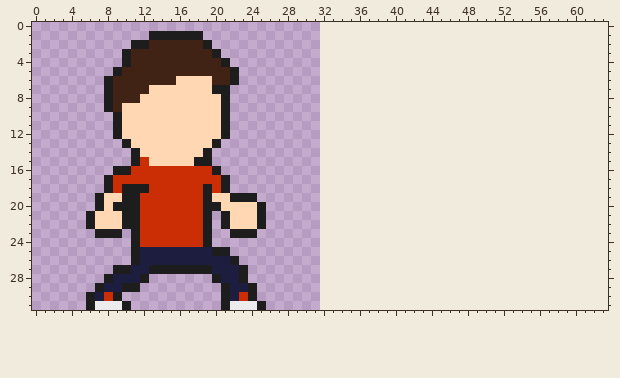
Pixel-art sprite, stored at images/beamIdle.png. The picture above is the old version.
The file is 32x32 pixels. Colours within 5 levels of each other are drawn and written as one. The old version is drawn lined up with the new one, on the new canvas.
Once edited:
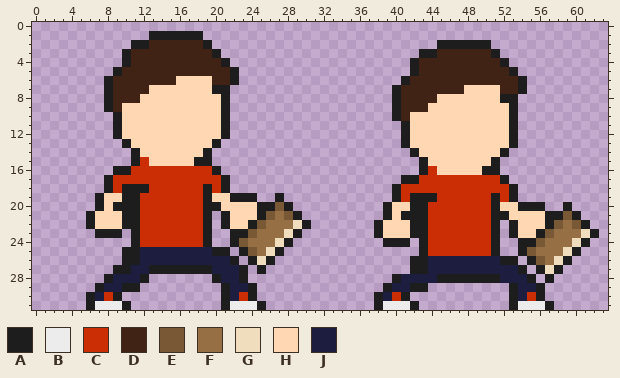
Palette (. is transparent): A #1e1d1d  B #ececec  C #cb2d04  D #402315  E #785835  F #966f44  G #f0ddbd  H #ffd8b3  J #1d1d40
What changed:
canvas 32x32 -> 64x32
@@ x 0..63 @@
  1 .............AAAAAA.............................................
- 2 ...........AADDDDDDA............................................
- 3 ..........ADDDDDDDDDA...........................................
- 4 ..........ADDDDDDDDDDA..........................................
- 5 .........ADDDDDDDDDDDDA.........................................
- 6 ........ADDDDDDDHHHHDDA.........................................
- 7 ........ADDDDHHHHHHHAA..........................................
- 8 ........ADDDHHHHHHHHHA..........................................
- 9 ........ADHHHHHHHHHHHA..........................................
-10 .........AHHHHHHHHHHHA..........................................
-11 .........AHHHHHHHHHHHA..........................................
-12 .........AHHHHHHHHHHHA..........................................
-13 ..........AHHHHHHHHHA...........................................
-14 ...........AHHHHHHHA............................................
-15 ...........ACHHHHHAA............................................
-16 .........AACCCCCCCCCA...........................................
-17 ........ACCCCCCCCCCCCA..........................................
-18 ........ACAAACCCCCCACA..........................................
-19 .......AHHAACCCCCCCAHHAAA.......................................
-20 .......AHAAACCCCCCCAAHHHHA......................................
-21 ......AHHHAACCCCCCCA.AHHHA......................................
-22 ......AHHHAACCCCCCCA.AHHHA......................................
-23 .......AAA.ACCCCCCCA..AAA.......................................
-24 ...........ACCCCCCCA............................................
-25 ...........AJJJJJJJJAA..........................................
-26 ...........AJJJJJJJJJJA.........................................
-27 .........AAJJAAAAAAAJJJA........................................
-28 ........AJJJA.......AJJA........................................
-29 .......AJJAA.........AJJA.......................................
-30 ......AJCA...........AJCA.......................................
-31 ......ABBBA..........ABBBA......................................
+ 2 ...........AADDDDDDA.........................AAAAAA.............
+ 3 ..........ADDDDDDDDDA......................AADDDDDDA............
+ 4 ..........ADDDDDDDDDDA....................ADDDDDDDDDA...........
+ 5 .........ADDDDDDDDDDDDA...................ADDDDDDDDDDA..........
+ 6 ........ADDDDDDDHHHHDDA..................ADDDDDDDDDDDDA.........
+ 7 ........ADDDDHHHHHHHAA..................ADDDDDDDHHHHDDA.........
+ 8 ........ADDDHHHHHHHHHA..................ADDDDHHHHHHHAA..........
+ 9 ........ADHHHHHHHHHHHA..................ADDDHHHHHHHHHA..........
+10 .........AHHHHHHHHHHHA..................ADHHHHHHHHHHHA..........
+11 .........AHHHHHHHHHHHA...................AHHHHHHHHHHHA..........
+12 .........AHHHHHHHHHHHA...................AHHHHHHHHHHHA..........
+13 ..........AHHHHHHHHHA....................AHHHHHHHHHHHA..........
+14 ...........AHHHHHHHA......................AHHHHHHHHHA...........
+15 ...........ACHHHHHAA.......................AHHHHHHHA............
+16 .........AACCCCCCCCCA......................ACHHHHHAA............
+17 ........ACCCCCCCCCCCCA...................AACCCCCCCCCA...........
+18 ........ACAAACCCCCCACA..................ACCCCCCCCCCCCA..........
+19 .......AHHAACCCCCCCAHHAAA..A............ACAAACCCCCCACA..........
+20 .......AHAAACCCCCCCAAHHHHAAEA..........AHHAACCCCCCCAHHAAA..A....
+21 ......AHHHAACCCCCCCA.AHHHAEFEA.........AHAAACCCCCCCAAHHHHAAEA...
+22 ......AHHHAACCCCCCCA.AHHAEFFFGA.......AHHHAACCCCCCCA.AHHHAEFEA..
+23 .......AAA.ACCCCCCCA..AAEFFFGA........AHHHAACCCCCCCA.AHHAEFFFGA.
+24 ...........ACCCCCCCA..AEFFFGA..........AAA.ACCCCCCCA..AAEFFFGA..
+25 ..........AAJJJJJJJJAA.AEFGA...............ACCCCCCCA..AEFFFGA...
+26 ..........AAJJJJJJJJJJA.AGA...............AAJJJJJJJJAA.AEFGA....
+27 .........AAJJAAAAAAAJJJA.A................AAJJJJJJJJJJA.AGA.....
+28 ........AJJJA.......AJJA................AJJJJAAAAAAAJJJA.A......
+29 .......AJJAA.........AJJA..............AJJAA.........AJJA.......
+30 ......AJCA...........AJCA.............AJCA...........AJCA.......
+31 ......ABBBA..........ABBBA............ABBBA..........ABBBA......
Changed places in both pictures, as pixel boxes (x1, y1, x2, y2):
added: (374, 40, 599, 310)
changed: (230, 193, 311, 274)
added: (122, 247, 131, 265)
